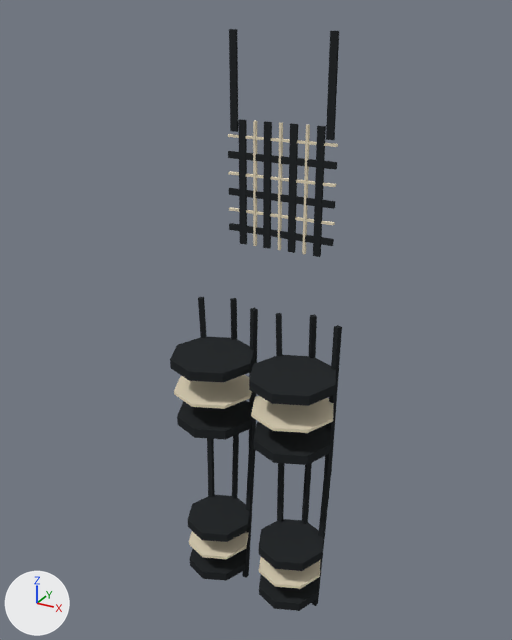
Renders of the Blender file assets/blender/char_overalls_plaid.blend from each side of a commit.
The view is the same before and after, from a 50 mm lens placed at (0.672, -1.197, 1.568), pointed at (-0.021, 0.062, 0.939). Every picture has the same lights, and +X, +Y and +Z are marked at lower left. The first picture is the older version.

The first picture shows 'LegL', 'LegR', 'Torso'.
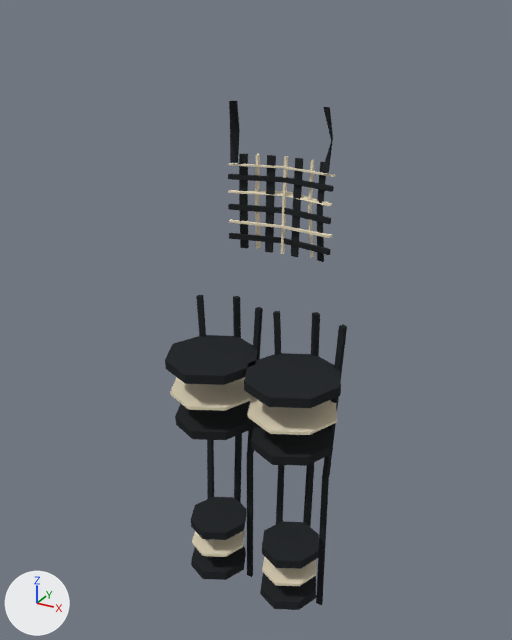
The change, as a list of edits to the scene's bpy script:
```text
Change me_torso:
    used by ob_torso; location = (0.0, 0.0, 1.0)
    remove me_torso.from_pydata(...)  # 120 vertices, 90 faces; spans x -0.125..0.125, y 0.126..0.135, z 0.085..0.53
    add me_torso.from_pydata(...)  # 180 vertices, 150 faces; spans x -0.123..0.123, y 0.11..0.178, z 0.071..0.393
    me_torso part 1: the loose piece of 8 vertices spanning x -0.098..-0.082, y 0.126..0.132, z 0.085..0.355 is rebuilt with 12 vertices and now spans x -0.102..-0.084, y 0.126..0.147, z 0.071..0.283
    me_torso part 2: the loose piece of 8 vertices spanning x 0.082..0.098, y 0.126..0.132, z 0.085..0.355 is rebuilt with 12 vertices and now spans x 0.084..0.102, y 0.126..0.147, z 0.071..0.283
    me_torso part 3: the loose piece of 8 vertices spanning x -0.125..0.125, y 0.127..0.135, z 0.237..0.243 is rebuilt with 12 vertices and now spans x -0.122..0.122, y 0.118..0.155, z 0.229..0.239
    me_torso part 4: the loose piece of 8 vertices spanning x -0.038..-0.022, y 0.126..0.132, z 0.085..0.355 is deleted
    me_torso part 5: the loose piece of 8 vertices spanning x 0.022..0.038, y 0.126..0.132, z 0.085..0.355 is deleted
    me_torso part 6: 80 vertices removed from x -0.125..0.125, y 0.126..0.135, z 0.085..0.53; 144 vertices added at x -0.123..0.123, y 0.11..0.178, z 0.071..0.393
Change me_legl:
    used by ob_legl; location = (-0.1, 0.0, 0.98)
    remove me_legl.from_pydata(...)  # 144 vertices, 96 faces; spans x -0.096..0.096, y -0.091..0.11, z -0.781..-0.02
    add me_legl.from_pydata(...)  # 144 vertices, 96 faces; spans x -0.109..0.109, y -0.107..0.123, z -0.781..-0.02
    me_legl part 7: 144 of 144 vertices moved; they spanned x -0.096..0.096, y -0.091..0.11, z -0.781..-0.02 and now span x -0.109..0.109, y -0.107..0.123, z -0.781..-0.02; mean shift (0.0, 0.002, 0.0)
Change me_legr:
    used by ob_legr; location = (0.1, 0.0, 0.98)
    remove me_legr.from_pydata(...)  # 144 vertices, 96 faces; spans x -0.096..0.096, y -0.091..0.11, z -0.781..-0.02
    add me_legr.from_pydata(...)  # 144 vertices, 96 faces; spans x -0.109..0.109, y -0.107..0.123, z -0.781..-0.02
    me_legr part 8: 144 of 144 vertices moved; they spanned x -0.096..0.096, y -0.091..0.11, z -0.781..-0.02 and now span x -0.109..0.109, y -0.107..0.123, z -0.781..-0.02; mean shift (0.0, 0.002, 0.0)
```

Boxes [x1, y1, x2, y2] around the edits, measured in the pictures (512 x 640 px; the box of a moved part takes in the faces that stretch with it):
'LegR', reshaped (11% wider)
    before: [249, 313, 342, 611]
    after: [244, 311, 347, 610]
'LegL', reshaped (11% wider)
    before: [170, 297, 258, 581]
    after: [165, 295, 263, 580]
'Torso', reshaped (29% shorter)
    before: [228, 29, 339, 257]
    after: [228, 101, 335, 262]
part 1 of me_torso, rebuilt (10% wider, 25% shorter)
    before: [238, 119, 247, 245]
    after: [239, 154, 249, 248]
part 2 of me_torso, rebuilt (21% narrower, 23% shorter)
    before: [313, 126, 326, 257]
    after: [316, 161, 326, 262]
part 3 of me_torso, rebuilt (12% taller)
    before: [228, 171, 336, 187]
    after: [228, 174, 334, 192]
part 4 of me_torso, deleted
    before: [263, 121, 272, 249]
part 5 of me_torso, deleted
    before: [288, 123, 298, 253]
part 6 of me_torso, moved or reshaped
    before: [228, 29, 339, 254]
    after: [228, 101, 335, 258]
